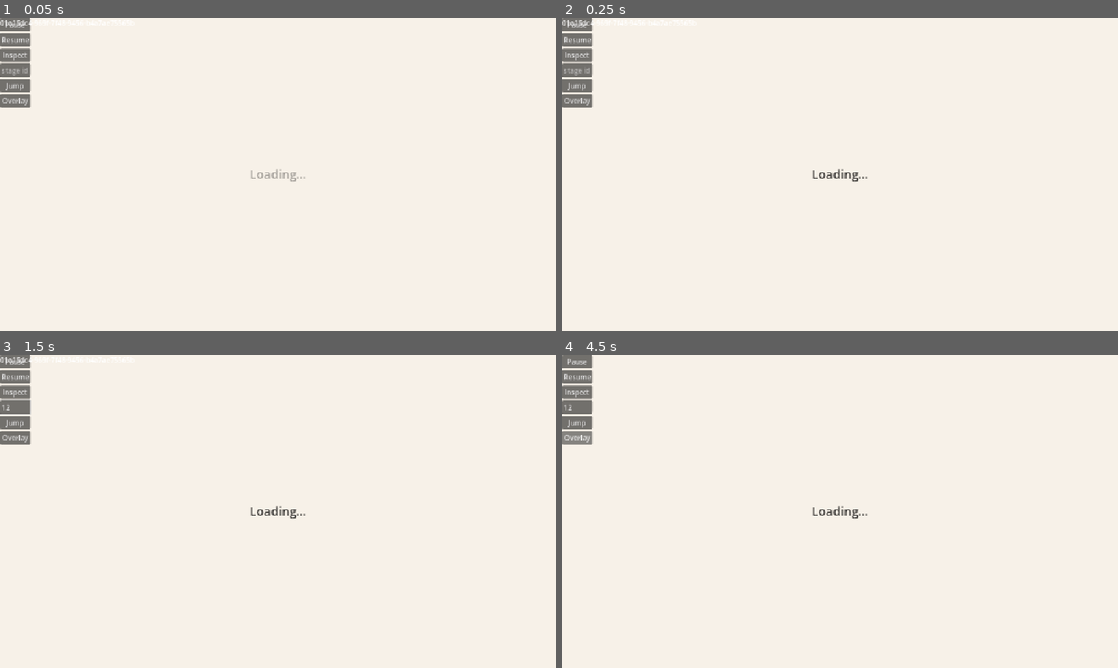
Above: before the commit, frames 1-4 (two rows, left to right).
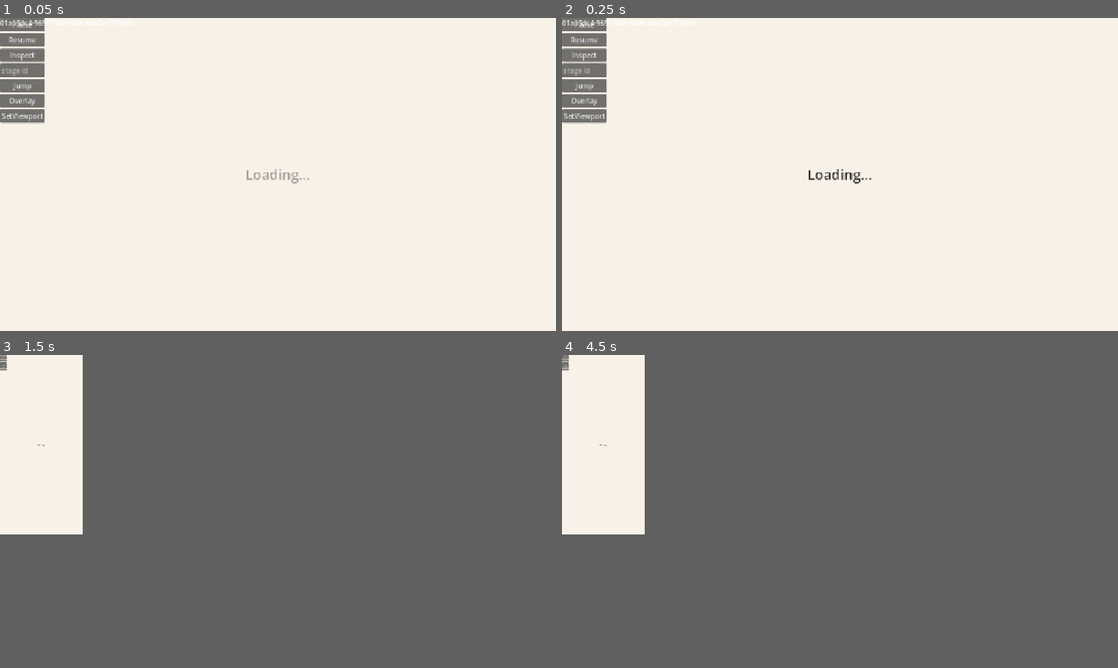
Above: after the commit, the same moments.

Repository: waigore/simplechessv2
Game: Godot game, scene res://main.tscn
Two runs of this game, one before a commit and one after it. Both use one fixed random seed, a clock stepped at 60 frames per second and the inputs below.
Inputs (mouse positions are in pixels of both pictures, inside the frame that each line leads up to):
- Up to frame 1 (0.05 s): no input
- Up to frame 2 (0.25 s): no input
- Up to frame 3 (1.5 s): click (16, 408) at 0.52 s; type "12" at 0.6 s; click (22, 452) at 1.25 s, where only the run after the commit has a clickable "SetViewport"
- Up to frame 4 (4.5 s): click "Resume" at 2 s; click "Inspect" at 2.75 s; click "Jump" at 3.5 s; click "Overlay" at 4.25 s
In our replay, in frame 3 the window is 800x450 before the commit and 119x258 after it. These sizes can differ from the game's own. Grey fills any space a smaller window leaves; there, only what the larger window draws over its background counts as a difference.

The runs differ from the first frame. In frame 1, 1.4% of the frame differs, in the area x 0-56%, y 0-53%; in frame 2, 1.5%; in frame 3, 1.6%, in the area x 0-55%, y 0-53%; in frame 4, 1.6%.

Commit message:
Apply the UIS.T2 frame-height ratio to UiChrome text sizes
Presentation owns the single reference-height hook: body and label sizes
scale by the visible frame height over REFERENCE_FRAME_HEIGHT_PX, and the
chrome reserve grows with the text it holds so columns reflow in place.
No second layout path and no phone-width theme.

Diff:
--- a/game/mode_pick_panel.gd
+++ b/game/mode_pick_panel.gd
@@ -24,6 +24,7 @@
 var _save_msg: Label
 var _dismiss: Button
 var _ui_font: Font
+var _text_scale := 1.0
 
 
 func _ready() -> void:
@@ -32,10 +33,13 @@
 	_show_state("S1")
 
 
-func configure(next_locale: String, next_last_mode: String, font: Font = null) -> void:
+func configure(
+	next_locale: String, next_last_mode: String, font: Font = null, text_scale: float = 1.0
+) -> void:
 	locale = next_locale
 	last_mode = next_last_mode
 	_ui_font = font
+	_text_scale = text_scale
 	if is_inside_tree():
 		_apply_font()
 		_apply_copy()
@@ -147,12 +151,15 @@
 
 
 func _style_all() -> void:
-	UiChrome.style_button(_shared, false, _is_last_shared())
-	UiChrome.style_button(_quit)
-	UiChrome.style_button(_locale_btn)
-	UiChrome.style_button(_confirm_ok, true)
-	UiChrome.style_button(_confirm_cancel)
-	UiChrome.style_button(_dismiss, true)
+	UiChrome.style_button(_shared, false, _is_last_shared(), _text_scale)
+	UiChrome.style_button(_quit, false, false, _text_scale)
+	UiChrome.style_button(_locale_btn, false, false, _text_scale)
+	UiChrome.style_button(_confirm_ok, true, false, _text_scale)
+	UiChrome.style_button(_confirm_cancel, false, false, _text_scale)
+	UiChrome.style_button(_dismiss, true, false, _text_scale)
+	UiChrome.style_label(_title, true, _text_scale)
+	UiChrome.style_label(_confirm_msg, false, _text_scale)
+	UiChrome.style_label(_save_msg, false, _text_scale)
 
 
 func _apply_font() -> void:
@@ -194,7 +201,7 @@
 
 func _refresh_last_mode() -> void:
 	_shared_label()
-	UiChrome.style_button(_shared, false, _is_last_shared())
+	UiChrome.style_button(_shared, false, _is_last_shared(), _text_scale)
 
 
 func _is_last_shared() -> bool:
--- a/game/playtest_seams.gd
+++ b/game/playtest_seams.gd
@@ -8,6 +8,11 @@
 signal tel_event(payload: Dictionary)
 signal seed_changed(value: int)
 signal overlay_changed(enabled: bool, story_ids: PackedStringArray)
+signal viewport_changed(report: Dictionary)
+
+## SIT.6 `O12` phone-width targets.
+const VIEWPORT_PHONE_WIDTH := 390
+const VIEWPORT_PHONE_HEIGHT := 844
 
 ## Headless and editor runs only. Export templates ignore this.
 var playtest_override := -1
@@ -39,6 +44,8 @@
 var _configured := false
 var _jump_field: LineEdit
 var _overlay_label: Label
+var _text_report: Callable = Callable()
+var _viewport_report: Dictionary = {}
 
 
 func _ready() -> void:
@@ -62,6 +69,50 @@
 
 func bind_state(provider: Callable) -> void:
 	_state_provider = provider
+
+
+## SIT.6 — `CMP-presentation` supplies body text screen px; the seam only reports it.
+func bind_text_report(provider: Callable) -> void:
+	_text_report = provider
+
+
+## O12 set_viewport — apply a window size and text scale, then report the result.
+## Viewport work needs `ENV.2`; under a headless runner nothing is applied, but the
+## report still describes what that frame height gives (I6 boundary).
+func set_viewport(width: int, height: int, text_scale: float) -> Dictionary:
+	## G2 / I3 — a release build has no O12.
+	if not playtest_build:
+		return {}
+	if width <= 0 or height <= 0 or text_scale <= 0.0:
+		emit_tel("set_viewport", "fail")
+		return {}
+	var graphical := DisplayServer.get_name() != "headless"
+	if graphical:
+		var window := get_window()
+		if window != null:
+			window.size = Vector2i(width, height)
+	var report := {
+		"width": width,
+		"height": height,
+		"text_scale": text_scale,
+		"applied": graphical,
+		"body_text_px": _body_text_px(text_scale),
+	}
+	_viewport_report = report.duplicate()
+	viewport_changed.emit(report)
+	emit_tel("set_viewport", "pass" if graphical else "skip", "SIT.6")
+	return report
+
+
+func last_viewport_report() -> Dictionary:
+	return _viewport_report.duplicate()
+
+
+func _body_text_px(text_scale_value: float) -> float:
+	if _text_report.is_valid():
+		return float(_text_report.call())
+	## No presentation bound (unit-test binary): same ratio, from the shipped hook.
+	return float(UiChrome.scaled_px(UiChrome.BODY_PX, text_scale_value))
 
 
 func pause() -> void:
@@ -207,6 +258,7 @@
 	panel.add_child(_jump_field)
 	_add_button(panel, "Jump", _on_debug_jump)
 	_add_button(panel, "Overlay", _on_overlay_pressed)
+	_add_button(panel, "SetViewport", _on_set_viewport_pressed)
 	_overlay_label = Label.new()
 	_overlay_label.name = "StoryOverlay"
 	_overlay_label.visible = false
@@ -235,6 +287,15 @@
 	jump(_jump_field.text.strip_edges())
 
 
+func _on_set_viewport_pressed() -> void:
+	## SIT.6 — phone width at the reference ratio, driven from the panel for ENV.2.
+	set_viewport(
+		VIEWPORT_PHONE_WIDTH,
+		VIEWPORT_PHONE_HEIGHT,
+		float(VIEWPORT_PHONE_HEIGHT) / Presentation.REFERENCE_FRAME_HEIGHT_PX
+	)
+
+
 func _on_overlay_pressed() -> void:
 	if overlay_enabled:
 		set_overlay(false, PackedStringArray())
--- a/game/playtest_seams_test.gd
+++ b/game/playtest_seams_test.gd
@@ -18,6 +18,7 @@
 	seams.pause()
 	seams.resume()
 	var jump_error := seams.jump("loading")
+	var viewport_report := seams.set_viewport(390, 844, 1.0)
 	seams.set_overlay(true, PackedStringArray(["EX.loading"]))
 	seams.set_seed(3)
 	seams.record_input(true)
@@ -37,6 +38,10 @@
 		problem = "release jump"
 	elif not seams.dump_state().is_empty():
 		problem = "release dump"
+	elif not viewport_report.is_empty():
+		problem = "S13 release viewport"
+	elif not seams.last_viewport_report().is_empty():
+		problem = "S13 release viewport report"
 	if not problem.is_empty():
 		return _fail(problem)
 	return true
@@ -91,7 +96,70 @@
 		problem = "dump beyond inspect"
 	if not problem.is_empty():
 		return _fail(problem)
-	return _check_debug(seams, stage)
+	if not _check_debug(seams, stage):
+		return false
+	return _check_viewport(seams)
+
+
+func _check_viewport(seams: PlaytestSeams) -> bool:
+	## S13 / SIT.6 — O12 applies a viewport on ENV.2 only; the report never lies.
+	var reports: Array = []
+	seams.viewport_changed.connect(_remember_viewport.bind(reports))
+	var phone := seams.set_viewport(
+		PlaytestSeams.VIEWPORT_PHONE_WIDTH,
+		PlaytestSeams.VIEWPORT_PHONE_HEIGHT,
+		_frame_ratio(PlaytestSeams.VIEWPORT_PHONE_HEIGHT)
+	)
+	var shown := seams.last_viewport_report()
+	var graphical := DisplayServer.get_name() != "headless"
+	var empty := seams.set_viewport(0, 844, 1.0)
+	var reference := UiChrome.scaled_px(UiChrome.BODY_PX, _frame_ratio(640))
+	var phone_expected := UiChrome.scaled_px(
+		UiChrome.BODY_PX, _frame_ratio(PlaytestSeams.VIEWPORT_PHONE_HEIGHT)
+	)
+	# UIS.T2 is a ratio to the reference height, so a taller phone frame sits above
+	# BODY_PX; a hardcoded or clamped size at BODY_PX fails `scales_with_frame`.
+	var scales_with_frame := phone_expected > UiChrome.BODY_PX and phone_expected > reference
+	var panel_button := seams.get_node("PlaytestDebug/DebugPanel/SetViewport") as Button
+	var problem := ""
+	if reports.size() != 1 or phone.is_empty() or shown != phone:
+		problem = "S13 viewport report"
+	elif bool(phone.get("applied", false)) != graphical:
+		problem = "S13 ENV.2 boundary"
+	elif graphical and (int(phone["width"]) != 390 or int(phone["height"]) != 844):
+		problem = "S13 applied size"
+	elif not is_equal_approx(float(phone["text_scale"]), _frame_ratio(844)):
+		problem = "S13 applied text scale"
+	elif int(phone["body_text_px"]) != phone_expected:
+		problem = "S13 body text must come from the presentation ratio"
+	elif not scales_with_frame:
+		problem = "S13 clamped text size (body text must scale with frame height)"
+	elif not _bound_report_matches(seams):
+		problem = "S13 seam must report the bound presentation size, not its own"
+	elif not empty.is_empty():
+		problem = "S13 invalid input must not return a report"
+	elif panel_button == null:
+		problem = "S13 debug panel control"
+	if not problem.is_empty():
+		return _fail(problem)
+	return true
+
+
+func _bound_report_matches(seams: PlaytestSeams) -> bool:
+	## The seam must echo the presentation hook, never compute a size of its own.
+	var sentinel := 1234.0
+	seams.bind_text_report(func() -> float: return sentinel)
+	var bound := seams.set_viewport(390, 844, 1.0)
+	seams.bind_text_report(Callable())
+	return is_equal_approx(float(bound.get("body_text_px", 0.0)), sentinel)
+
+
+func _frame_ratio(height_px: int) -> float:
+	return Presentation.text_scale_for_frame_height(float(height_px))
+
+
+func _remember_viewport(report: Dictionary, reports: Array) -> void:
+	reports.append(report)
 
 
 func _check_drive(seams: PlaytestSeams, stage: Dictionary, tel_events: Array) -> bool:
--- a/game/presentation.gd
+++ b/game/presentation.gd
@@ -15,8 +15,8 @@
 const SHARED_RESULT := "shared-result"
 const SESSION_ENDED := "session-ended"
 const DRAG_THRESHOLD_PX := 12.0
-## Reserve R2–R4 chrome so R1 is not covered at 16:9 (PRJ.A1).
-const PLAY_CHROME_TOP_PX := SharedPlayPanel.CHROME_RESERVED_PX
+## UIS.T2 reference frame height: UiChrome sizes are project-space px at this height.
+const REFERENCE_FRAME_HEIGHT_PX := 640.0
 
 var pointer_count := 0
 var last_pointer: Dictionary = {}
@@ -45,9 +45,31 @@
 var _drag_from := ""
 
 
+## UIS.T2 ratio to the reference frame height (SIT.6 / S13 read this, never set it).
+static func text_scale_for_frame_height(frame_height_px: float) -> float:
+	if frame_height_px <= 0.0:
+		return 1.0
+	return frame_height_px / REFERENCE_FRAME_HEIGHT_PX
+
+
+func text_scale() -> float:
+	return text_scale_for_frame_height(_frame_height())
+
+
+## Body text as it reaches the screen for the current frame height (UIS.T2).
+func body_text_screen_px() -> float:
+	return float(UiChrome.scaled_px(UiChrome.BODY_PX, text_scale()))
+
+
+## Reserve R2–R4 chrome so R1 is not covered (PRJ.A1). Scales with UIS.T2.
+func play_chrome_top_px() -> float:
+	return SharedPlayPanel.CHROME_RESERVED_PX * maxf(1.0, text_scale())
+
+
 func _ready() -> void:
 	_router = $SessionRouter as SessionRouter
 	_build_shell()
+	_bind_playtest_seams()
 	_router.screen_requested.connect(_on_screen_requested)
 	_router.replay_pointer.connect(apply_recorded_pointer)
 	control_activate.connect(_router.handle_control)
@@ -139,7 +161,7 @@
 	_loading.horizontal_alignment = HORIZONTAL_ALIGNMENT_CENTER
 	_loading.vertical_alignment = VERTICAL_ALIGNMENT_CENTER
 	_loading.set_anchors_and_offsets_preset(Control.PRESET_FULL_RECT)
-	UiChrome.style_label(_loading, true)
+	UiChrome.style_label(_loading, true, text_scale())
 	add_child(_loading)
 
 	_host = Control.new()
@@ -202,7 +224,7 @@
 	_ended_label.vertical_alignment = VERTICAL_ALIGNMENT_CENTER
 	_ended_label.set_anchors_and_offsets_preset(Control.PRESET_FULL_RECT)
 	_ended_label.text = SESSION_ENDED
-	UiChrome.style_label(_ended_label)
+	UiChrome.style_label(_ended_label, false, text_scale())
 	_host.add_child(_ended_label)
 
 	_unsupported = Label.new()
@@ -211,7 +233,7 @@
 	_unsupported.horizontal_alignment = HORIZONTAL_ALIGNMENT_CENTER
 	_unsupported.set_anchors_and_offsets_preset(Control.PRESET_BOTTOM_WIDE)
 	_unsupported.offset_top = -72
-	UiChrome.style_label(_unsupported)
+	UiChrome.style_label(_unsupported, false, text_scale())
 	_unsupported.add_theme_color_override("font_color", UiChrome.COLOR_DANGER)
 	add_child(_unsupported)
 
@@ -287,7 +309,8 @@
 	_mode_pick.configure(
 		str(state.get("locale", _router.locale)),
 		str(state.get("last_mode", _router.last_mode)),
-		_ui_font
+		_ui_font,
+		text_scale()
 	)
 	_mode_pick.set_ui_state(ui_state)
 	UiChrome.transition_in(_mode_pick)
@@ -309,7 +332,8 @@
 		int(state.get("increment", _router.increment)),
 		bool(state.get("advice", _router.advice_on)),
 		bool(state.get("options_locked", _router.options_locked)),
-		_ui_font
+		_ui_font,
+		text_scale()
 	)
 	UiChrome.transition_in(_shared_setup)
 	_shared_setup.focus_first()
@@ -359,7 +383,7 @@
 		_board.visible = true
 		_board.modulate.a = board_alpha
 	var first_show := not _shared_play.visible
-	_shared_play.configure(state, _ui_font)
+	_shared_play.configure(state, _ui_font, text_scale())
 	if first_show:
 		UiChrome.transition_in(_shared_play)
 		_shared_play.focus_first()
@@ -393,7 +417,7 @@
 	if _board == null or _shared_play == null:
 		return
 	_board.set_anchors_and_offsets_preset(Control.PRESET_FULL_RECT)
-	_board.offset_top = PLAY_CHROME_TOP_PX
+	_board.offset_top = play_chrome_top_px()
 	_board.offset_bottom = 0.0
 	_board.offset_left = 0.0
 	_board.offset_right = 0.0
@@ -413,7 +437,8 @@
 	_shared_result.configure(
 		str(state.get("locale", _router.locale)),
 		str(state.get("result_key", "result_draw")),
-		_ui_font
+		_ui_font,
+		text_scale()
 	)
 	UiChrome.transition_in(_shared_result)
 	_shared_result.focus_first()
@@ -636,3 +661,20 @@
 		"x": at.x,
 		"y": at.y,
 	}
+
+
+func _frame_height() -> float:
+	## The on-screen frame height. A full-rect root tracks the window; the zoomed
+	## viewport rect does not (it stays at the project size in a fixed-size runner).
+	var height := size.y
+	if height <= 0.0 and is_inside_tree():
+		height = get_viewport().get_visible_rect().size.y
+	return height
+
+
+## SIT.6 / O12 — the seam reports body text from this hook; it never sets a size.
+func _bind_playtest_seams() -> void:
+	var seams := get_node_or_null("PlaytestSeams") as PlaytestSeams
+	if seams == null:
+		return
+	seams.bind_text_report(body_text_screen_px)
--- a/game/shared_play_panel.gd
+++ b/game/shared_play_panel.gd
@@ -66,6 +66,12 @@
 var _withdraw: Button
 var _chrome: VBoxContainer
 var _ui_font: Font
+var _text_scale := 1.0
+
+
+## UIS.T2 ratio scaling — the chrome reserve grows with the text it holds.
+func chrome_reserved_px(text_scale_value: float) -> float:
+	return CHROME_RESERVED_PX * maxf(1.0, text_scale_value)
 
 
 func _ready() -> void:
@@ -74,7 +80,8 @@
 	refresh()
 
 
-func configure(state: Dictionary, font: Font = null) -> void:
+func configure(state: Dictionary, font: Font = null, text_scale: float = 1.0) -> void:
+	_text_scale = text_scale
 	locale = str(state.get("locale", locale))
 	ui_state = str(state.get("ui_state", "S1"))
 	side_to_move = str(state.get("side_to_move", "white"))
@@ -162,7 +169,7 @@
 	_chrome.offset_left = 16
 	_chrome.offset_right = -16
 	_chrome.offset_top = CHROME_TOP_PX
-	_chrome.offset_bottom = CHROME_BOTTOM_PX
+	_chrome.offset_bottom = chrome_reserved_px(_text_scale) - CHROME_TOP_PX
 	_chrome.add_theme_constant_override("separation", 8)
 	add_child(_chrome)
 
@@ -411,20 +418,30 @@
 
 
 func _style_all() -> void:
-	UiChrome.style_button(_select_focus)
-	UiChrome.style_button(_clear_focus)
-	UiChrome.style_button(_place_focus)
-	UiChrome.style_button(_advice)
-	UiChrome.style_button(_resign)
-	UiChrome.style_button(_offer)
+	UiChrome.style_label(_status, true, _text_scale)
+	UiChrome.style_label(_check, false, _text_scale)
+	UiChrome.style_label(_clocks, false, _text_scale)
+	UiChrome.style_label(_advice_eval, false, _text_scale)
+	UiChrome.style_label(_confirm_msg, false, _text_scale)
+	UiChrome.style_label(_draw_msg, false, _text_scale)
+	UiChrome.style_label(_advice_error_msg, false, _text_scale)
+	for button in [
+		_select_focus,
+		_clear_focus,
+		_place_focus,
+		_advice,
+		_resign,
+		_offer,
+		_confirm_cancel,
+		_decline,
+		_withdraw,
+		_advice_dismiss,
+	]:
+		UiChrome.style_button(button as Button, false, false, _text_scale)
 	for kind in SharedGameSession.PROMOTE_ORDER:
-		UiChrome.style_button(_promote_btns[kind] as Button)
-	UiChrome.style_button(_confirm_ok, true)
-	UiChrome.style_button(_confirm_cancel)
-	UiChrome.style_button(_accept, true)
-	UiChrome.style_button(_decline)
-	UiChrome.style_button(_withdraw)
-	UiChrome.style_button(_advice_dismiss)
+		UiChrome.style_button(_promote_btns[kind] as Button, false, false, _text_scale)
+	for primary in [_confirm_ok, _accept]:
+		UiChrome.style_button(primary as Button, true, false, _text_scale)
 
 
 func _apply_font() -> void:
--- a/game/shared_play_test.gd
+++ b/game/shared_play_test.gd
@@ -142,7 +142,7 @@
 		and _router.selected_piece == ""
 		and board != null
 		and board.visible
-		and board.offset_top >= Presentation.PLAY_CHROME_TOP_PX - 0.5
+		and board.offset_top >= _presentation.play_chrome_top_px() - 0.5
 	)
 	return "" if ok else "Start → shared-play shell"
 
@@ -666,7 +666,7 @@
 	await process_frame
 	var board := _board()
 	var err := ""
-	if board.offset_top < Presentation.PLAY_CHROME_TOP_PX - 0.5:
+	if board.offset_top < _presentation.play_chrome_top_px() - 0.5:
 		err = "16:9 board must sit below chrome"
 	if err.is_empty():
 		err = _assert_board_fully_visible(board)
@@ -746,7 +746,7 @@
 	var chrome := play.find_child("PlayChrome", true, false) as Control
 	if chrome == null:
 		return "%s PlayChrome missing" % label
-	var limit_y := play.get_global_rect().position.y + Presentation.PLAY_CHROME_TOP_PX
+	var limit_y := play.get_global_rect().position.y + _presentation.play_chrome_top_px()
 	for child in chrome.get_children():
 		var node := child as Control
 		if node == null or not node.visible:
--- a/game/shared_result_panel.gd
+++ b/game/shared_result_panel.gd
@@ -16,6 +16,7 @@
 var _play_again: Button
 var _stop: Button
 var _ui_font: Font
+var _text_scale := 1.0
 
 
 func _ready() -> void:
@@ -23,13 +24,17 @@
 	_apply_copy()
 
 
-func configure(next_locale: String, next_result_key: String, font: Font = null) -> void:
+func configure(
+	next_locale: String, next_result_key: String, font: Font = null, text_scale: float = 1.0
+) -> void:
 	locale = next_locale
 	result_key = next_result_key if not next_result_key.is_empty() else "result_draw"
 	_ui_font = font
+	_text_scale = text_scale
 	if is_inside_tree():
 		_apply_font()
 		_apply_copy()
+		_style_all()
 
 
 func focusable_controls() -> Array[Control]:
@@ -90,8 +95,15 @@
 	_stop.mouse_entered.connect(_on_point.bind("C2"))
 	r2.add_child(_stop)
 
-	UiChrome.style_button(_play_again, true)
-	UiChrome.style_button(_stop)
+	_style_all()
+
+
+func _style_all() -> void:
+	UiChrome.style_label(_title, true, _text_scale)
+	UiChrome.style_label(_result, true, _text_scale)
+	UiChrome.style_label(_shared_game, false, _text_scale)
+	UiChrome.style_button(_play_again, true, false, _text_scale)
+	UiChrome.style_button(_stop, false, false, _text_scale)
 
 
 func _apply_font() -> void:
--- a/game/shared_setup_panel.gd
+++ b/game/shared_setup_panel.gd
@@ -22,6 +22,7 @@
 var _start: Button
 var _back: Button
 var _ui_font: Font
+var _text_scale := 1.0
 
 
 func _ready() -> void:
@@ -37,7 +38,8 @@
 	increment_s: int,
 	advice: bool,
 	locked: bool,
-	font: Font = null
+	font: Font = null,
+	text_scale: float = 1.0
 ) -> void:
 	locale = next_locale
 	white_seat = seat
@@ -46,6 +48,7 @@
 	advice_on = advice
 	options_locked = locked
 	_ui_font = font
+	_text_scale = text_scale
 	if is_inside_tree():
 		_apply_font()
 		refresh()
@@ -131,12 +134,13 @@
 
 
 func _style_all() -> void:
-	UiChrome.style_button(_seat)
-	UiChrome.style_button(_clock)
-	UiChrome.style_button(_increment)
-	UiChrome.style_button(_advice)
-	UiChrome.style_button(_start, true)
-	UiChrome.style_button(_back)
+	UiChrome.style_button(_seat, false, false, _text_scale)
+	UiChrome.style_button(_clock, false, false, _text_scale)
+	UiChrome.style_button(_increment, false, false, _text_scale)
+	UiChrome.style_button(_advice, false, false, _text_scale)
+	UiChrome.style_button(_start, true, false, _text_scale)
+	UiChrome.style_button(_back, false, false, _text_scale)
+	UiChrome.style_label(_title, true, _text_scale)
 
 
 func _apply_font() -> void:
--- a/game/string_table_test.gd
+++ b/game/string_table_test.gd
@@ -516,7 +516,7 @@
 		err = await _drive_play_locale(locale)
 		if not err.is_empty():
 			break
-		if board.offset_top < Presentation.PLAY_CHROME_TOP_PX - 0.5:
+		if board.offset_top < _presentation.play_chrome_top_px() - 0.5:
 			err = "shared-play %s cropped board under chrome" % locale
 			break
 	_router.locale = "en"
--- a/game/ui_chrome.gd
+++ b/game/ui_chrome.gd
@@ -11,6 +11,7 @@
 const COLOR_BORDER := Color(0.361, 0.227, 0.165, 0.28)
 
 const MIN_TOUCH := 44.0
+## UIS.T2 project-space sizes at REFERENCE_FRAME_HEIGHT_PX (Presentation scales them).
 const BODY_PX := 16
 const TITLE_PX := 28
 const RADIUS := 8
@@ -30,11 +31,13 @@
 const FONT_CJK := "01a15215-15bd-77a5-b804-9ea4d95880a4"
 
 
-static func style_button(button: Button, primary: bool = false, last_mode: bool = false) -> void:
+static func style_button(
+	button: Button, primary: bool = false, last_mode: bool = false, text_scale: float = 1.0
+) -> void:
 	button.custom_minimum_size = Vector2(MIN_TOUCH, MIN_TOUCH)
 	button.clip_text = false
 	button.focus_mode = Control.FOCUS_ALL
-	button.add_theme_font_size_override("font_size", BODY_PX)
+	add_body_size(button, text_scale)
 	button.add_theme_color_override("font_color", COLOR_INK)
 	button.add_theme_color_override("font_disabled_color", Color(COLOR_INK, 0.4))
 	var base_border := COLOR_ACCENT if (primary or last_mode) else COLOR_BORDER
@@ -136,10 +139,23 @@
 	button.set_meta("_uis_m2_tween", tw)
 
 
-static func style_label(label: Label, title: bool = false) -> void:
-	label.add_theme_font_size_override("font_size", TITLE_PX if title else BODY_PX)
+static func style_label(label: Label, title: bool = false, text_scale: float = 1.0) -> void:
+	add_font_size(label, TITLE_PX if title else BODY_PX, text_scale)
 	label.add_theme_color_override("font_color", COLOR_INK if title else COLOR_MUTED)
 	label.autowrap_mode = TextServer.AUTOWRAP_WORD_SMART
+
+
+static func add_body_size(control: Control, text_scale: float = 1.0) -> void:
+	add_font_size(control, BODY_PX, text_scale)
+
+
+## The one place UIS.T2 sizes are applied: project-space px times the frame-height factor.
+static func add_font_size(control: Control, base_px: int, text_scale: float = 1.0) -> void:
+	control.add_theme_font_size_override("font_size", scaled_px(base_px, text_scale))
+
+
+static func scaled_px(base_px: int, text_scale: float) -> int:
+	return int(round(float(base_px) * text_scale))
 
 
 static func apply_font(control: Control, font: Font) -> void:
